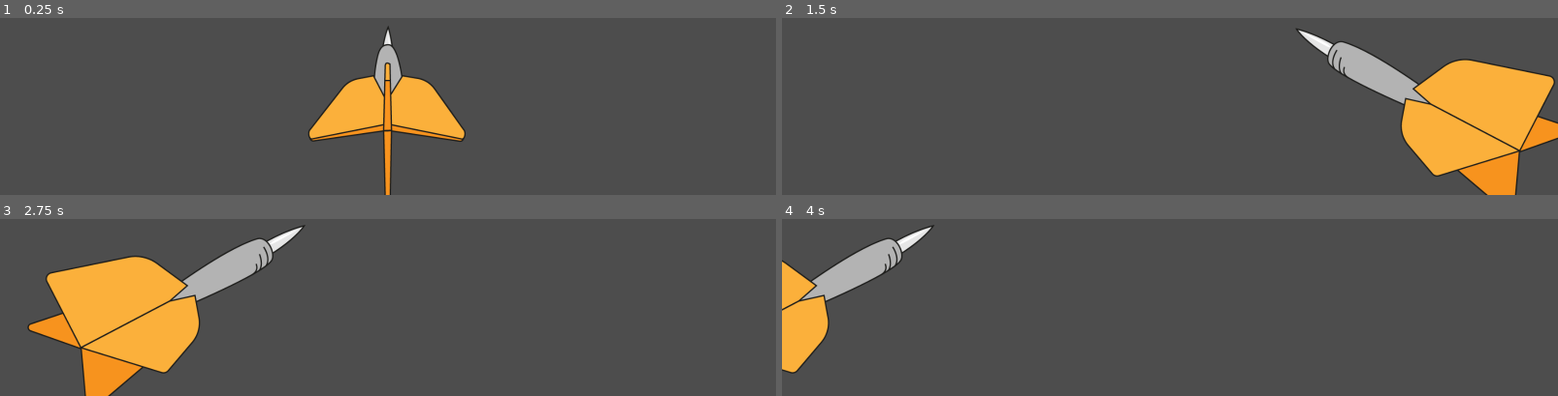
Above: before the commit, frames 1-4 (two rows, left to right).
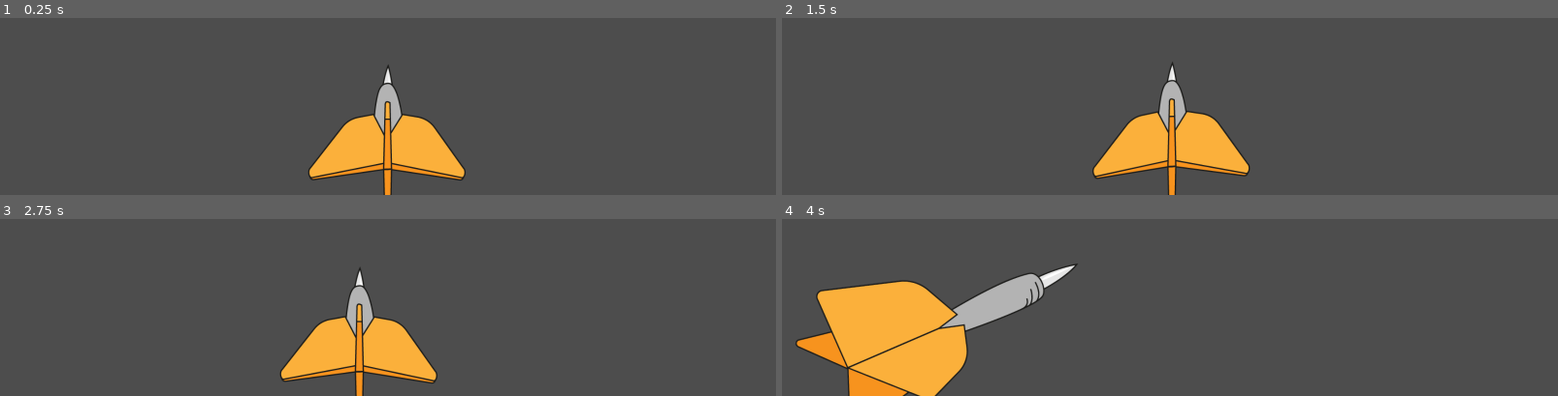
Above: after the commit, the same moments.

Repository: Balatzar/CountryCollector
Game: Godot game, scene res://Scenes/Dart.tscn
Two runs of this game, one before a commit and one after it. Both use one fixed random seed, a clock stepped at 60 frames per second and the inputs below. The project has no main scene, so this scene is started directly.
Inputs (mouse positions are in pixels of both pictures, inside the frame that each line leads up to):
- Up to frame 1 (0.25 s): no input
- Up to frame 2 (1.5 s): tap Enter at 0.5 s; move the mouse to (outside the picture) at 0.52 s; click (outside the picture) at 0.67 s; move the mouse to (outside the picture) at 1.27 s; click (outside the picture) at 1.42 s
- Up to frame 3 (2.75 s): move the mouse to (outside the picture) at 2.02 s; click (outside the picture) at 2.17 s
- Up to frame 4 (4 s): move the mouse to (1131, 242) at 2.77 s; click (1131, 242) at 2.92 s; move the mouse to (outside the picture) at 3.52 s; click (outside the picture) at 3.67 s

The runs differ from the first frame. In frame 1, 9.2% of the frame differs, in the area x 39-60%, y 4-100%; in frame 2, 19%; in frame 3, 19%, in the area x 3-57%, y 3-100%; in frame 4, 17%.

Commit message:
dart rotate /skew

Diff:
--- a/Scenes/Dart.tscn
+++ b/Scenes/Dart.tscn
@@ -7,15 +7,22 @@
 
 [node name="Dart" type="Node2D"]
 script = ExtResource("1_3y8qm")
+max_skew = 0.05
+max_rotation_degrees = 10.0
+perspective_damping = 10.0
+bottom_offset = 10.0
+damping = 0.05
 
 [node name="SpriteLeft" type="Sprite2D" parent="."]
 position = Vector2(-12, -299)
+rotation = -0.62133723
 texture = ExtResource("2_left")
 centered = false
 offset = Vector2(-645, 0)
 
 [node name="SpriteRight" type="Sprite2D" parent="."]
 position = Vector2(11, -289)
+rotation = 0.64053583
 texture = ExtResource("3_right")
 centered = false
 offset = Vector2(-2, 0)
--- a/Scenes/dart.gd
+++ b/Scenes/dart.gd
@@ -1,4 +1,9 @@
 extends Node2D
+
+@export var max_skew: float = 0.08  ## Maximum horizontal skew for perspective effect (subtle)
+@export var max_rotation_degrees: float = 3.0  ## Maximum rotation angle in degrees (subtle)
+@export var perspective_damping: float = 0.2  ## Smoothing for skew/rotation (0-1, higher = faster)
+
 
 ## Dart that follows the mouse horizontally at the bottom of the screen
 ## Switches between left and right sprites based on screen position
@@ -27,6 +32,14 @@
 	target_x = current_x
 	position = Vector2(current_x, fixed_y)
 
+	# Cache base local positions and init perspective state
+	sprite_left.set_meta("base_pos", sprite_left.position)
+	sprite_center.set_meta("base_pos", sprite_center.position)
+	sprite_right.set_meta("base_pos", sprite_right.position)
+	set_meta("cur_skew", 0.0)
+	set_meta("cur_rot", 0.0)
+
+
 	# Start with right sprite visible
 	_update_sprite_visibility()
 
@@ -35,15 +48,49 @@
 	var mouse_pos = get_viewport().get_mouse_position()
 	var viewport_size = get_viewport_rect().size
 
-	# Inverse X position to simulate 3D perspective
-	# When mouse is left, dart is right (and vice versa)
-	target_x = viewport_size.x - mouse_pos.x
+	# Inverted, centered, and reduced movement:
+	# Dart offset from center = -0.5 * (mouse_offset_from_center)
+	# Keeps dart near center while preserving left/right inversion.
+	var center_x: float = viewport_size.x / 2.0
+	target_x = center_x - 0.5 * (mouse_pos.x - center_x)
 
 	# Apply damping for smooth movement
 	current_x = lerp(current_x, target_x, damping)
 
 	# Update position (only X changes, Y stays fixed)
 	position = Vector2(current_x, fixed_y)
+
+	# Apply subtle perspective transform before deciding visibility
+	var nx: float = clamp((mouse_pos.x / max(1.0, viewport_size.x)) * 2.0 - 1.0, -1.0, 1.0)
+	var ny: float = clamp((mouse_pos.y / max(1.0, viewport_size.y)) * 2.0 - 1.0, -1.0, 1.0)
+	var t_skew: float = nx * max_skew
+	# Determine zone to control rotation behavior
+	var width: float = viewport_size.x
+	var left_bound: float = 0.45 * width
+	var right_bound: float = 0.55 * width
+	var is_left: bool = current_x < left_bound
+	var is_center: bool = current_x >= left_bound and current_x < right_bound
+	var is_right: bool = current_x >= right_bound
+	# Base rotation from vertical position
+	var t_rot_base: float = ny * max_rotation_degrees
+	# Keep rotation visually consistent: flip on right side; disable in center
+	var facing_sign: float = -1.0 if is_right else 1.0
+	var t_rot: float = 0.0 if is_center else t_rot_base * facing_sign
+	var c_skew: float = (float(get_meta("cur_skew")) if has_meta("cur_skew") else 0.0)
+	var c_rot: float = (float(get_meta("cur_rot")) if has_meta("cur_rot") else 0.0)
+	var alpha: float = clamp(perspective_damping, 0.0, 1.0)
+	c_skew = lerp(c_skew, t_skew, alpha)
+	c_rot = lerp(c_rot, t_rot, alpha)
+	set_meta("cur_skew", c_skew)
+	set_meta("cur_rot", c_rot)
+	var basis: Transform2D = Transform2D(0.0, Vector2.ZERO)
+	basis.x = Vector2(1.0, c_skew)
+	basis.y = Vector2(0.0, 1.0)
+	basis = basis.rotated(deg_to_rad(c_rot))
+	for s in [sprite_left, sprite_center, sprite_right]:
+		s.transform = basis
+		if s.has_meta("base_pos"):
+			s.position = s.get_meta("base_pos")
 
 	# Update which sprite is visible based on screen position
 	_update_sprite_visibility()
@@ -60,3 +107,6 @@
 	sprite_left.visible = x < left_bound
 	sprite_center.visible = x >= left_bound and x < right_bound
 	sprite_right.visible = x >= right_bound
+
+
+# [augment] EOF marker
